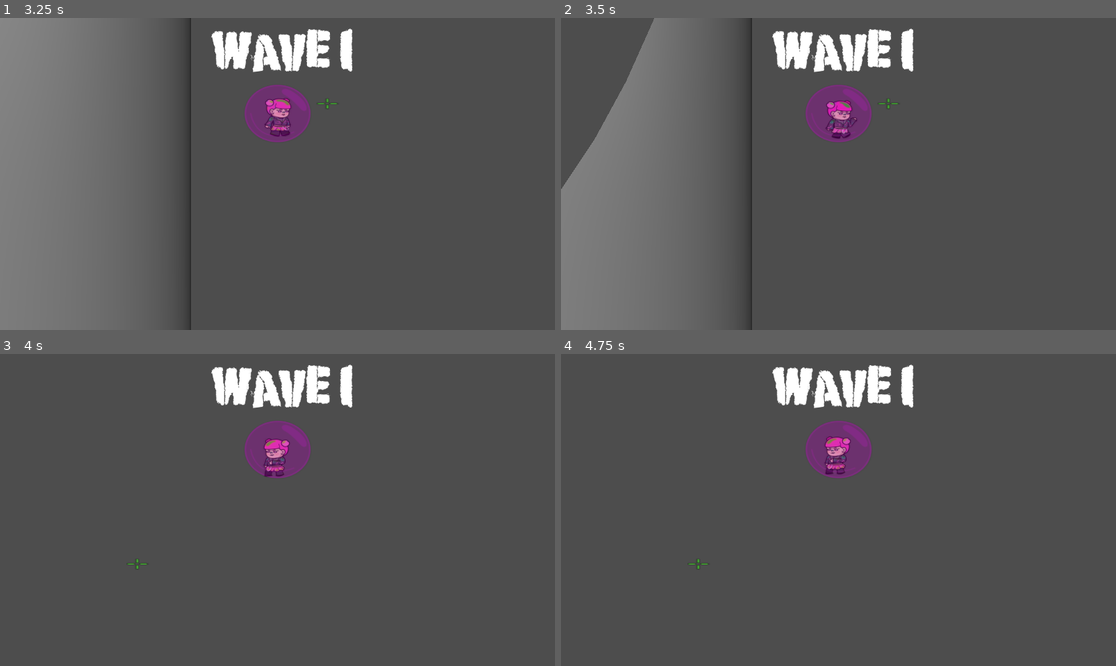
Above: before the commit, frames 1-4 (two rows, left to right).
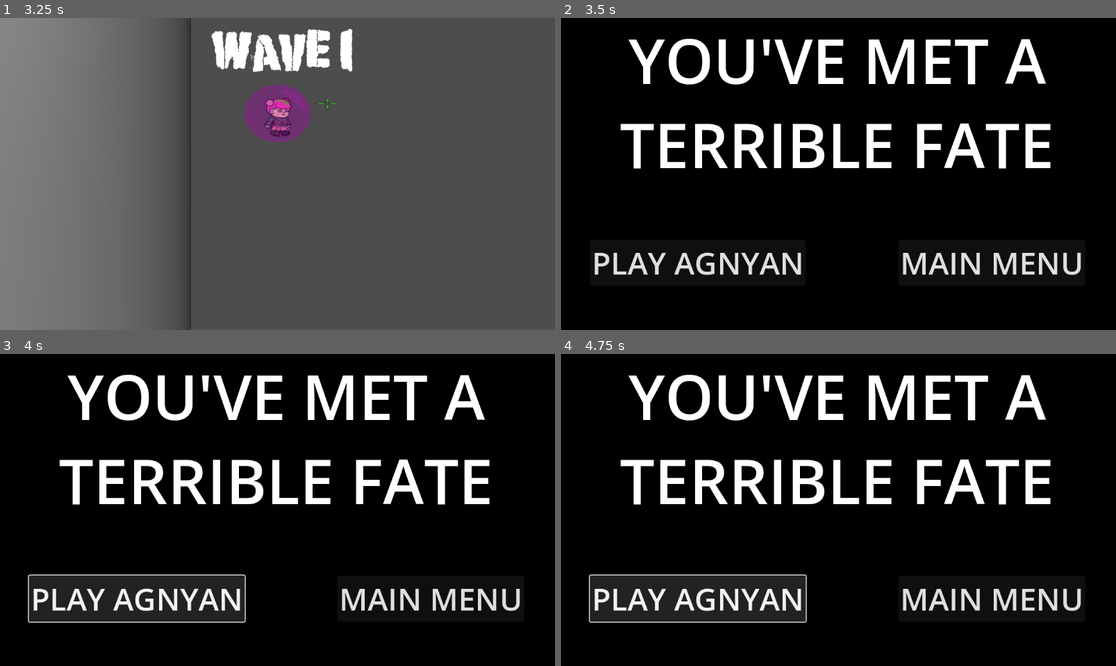
Above: after the commit, the same moments.

Repository: princess-mikus/GlobalGameJam-2025
Game: Godot game, scene res://scenes/coliseum.tscn
Same seed, same stepped clock (60 frames per second), same inputs: the game is played once before the commit and once after it. The engine's default icon, where the game draws it, is replaced by a stand-in: a white triangle on a blue panel in a dark square.
Inputs (mouse positions are in pixels of both pictures, inside the frame that each line leads up to):
- Up to frame 1 (3.25 s): tap Enter (ui_accept) at 0.5, 0.77, 1.52, 3.02 s; move the mouse to (399, 158) at 0.52 s; press the mouse at (399, 158) at 0.53 s; hold Right (ui_right) 0.53-1.28 s; move the mouse to (166, 189) at 1.27 s; release the mouse at (166, 189) at 1.28 s; hold Down (ui_down) 1.28-2.03 s; right-click (166, 189) at 1.35 s; move the mouse to (333, 105) at 2.02 s; hold Right (ui_right) 2.03-2.78 s; hold F 2.03-2.78 s; move the mouse to (249, 236) at 2.77 s; hold Up (ui_up) from 2.78 s (still down); tap Q at 2.85 s; click (249, 236) at 2.92 s
- Up to frame 2 (3.5 s): keep holding Up (ui_up)
- Up to frame 3 (4 s): release Up (ui_up) at 3.5 s; click (138, 597) at 3.5 s, where only the run after the commit has a clickable "PLAY AGNYAN"
- Up to frame 4 (4.75 s): click (699, 597) at 4.25 s, where only the run after the commit has a clickable "PLAY AGNYAN"

Frame 1 is identical in both runs. In frame 2, 99% of the frame differs, in the area x 0-100%, y 0-100%; in frame 3, 99%; in frame 4, 99%.
Error after the commit: Invalid call. Nonexistent function 'initialize' in base 'Node3D'. (res://scripts/death.gd:7)

Commit message:
Fall dead

Diff:
--- a/scenes/coliseum.tscn
+++ b/scenes/coliseum.tscn
@@ -63,6 +63,8 @@
 [node name="CollisionShape3D" type="CollisionShape3D" parent="PlayZone"]
 shape = SubResource("CylinderShape3D_k6ckx")
 
+[node name="Timer" type="Timer" parent="PlayZone"]
+
 [node name="waveMaker" type="Node" parent="."]
 script = ExtResource("3_mt105")
 
@@ -76,3 +78,4 @@
 follow_offset = Vector3(0, 0.895, 1.975)
 
 [connection signal="body_exited" from="PlayZone" to="PlayZone" method="_on_body_exited"]
+[connection signal="timeout" from="PlayZone/Timer" to="PlayZone" method="_on_timer_timeout"]
--- a/scripts/play_zone.gd
+++ b/scripts/play_zone.gd
@@ -1,6 +1,18 @@
 extends Area3D
+
+const timeDeath = 1
+
+@onready var timer = $Timer
 
 func _on_body_exited(body: Node3D) -> void:
 	if body.name.contains("Enemy"):
 		body.dead = true
 		body.timer.start(1)
+	elif body.name.contains("Player"):
+		timer.start(timeDeath)
+
+
+func _on_timer_timeout() -> void:
+	var	deathScreen = preload("res://scenes/death.tscn").instantiate()
+	$"..".get_tree().root.add_child(deathScreen)
+	$"..".get_tree().paused = true
Not shown, added: sprites/butanitoExplosion.png.import
